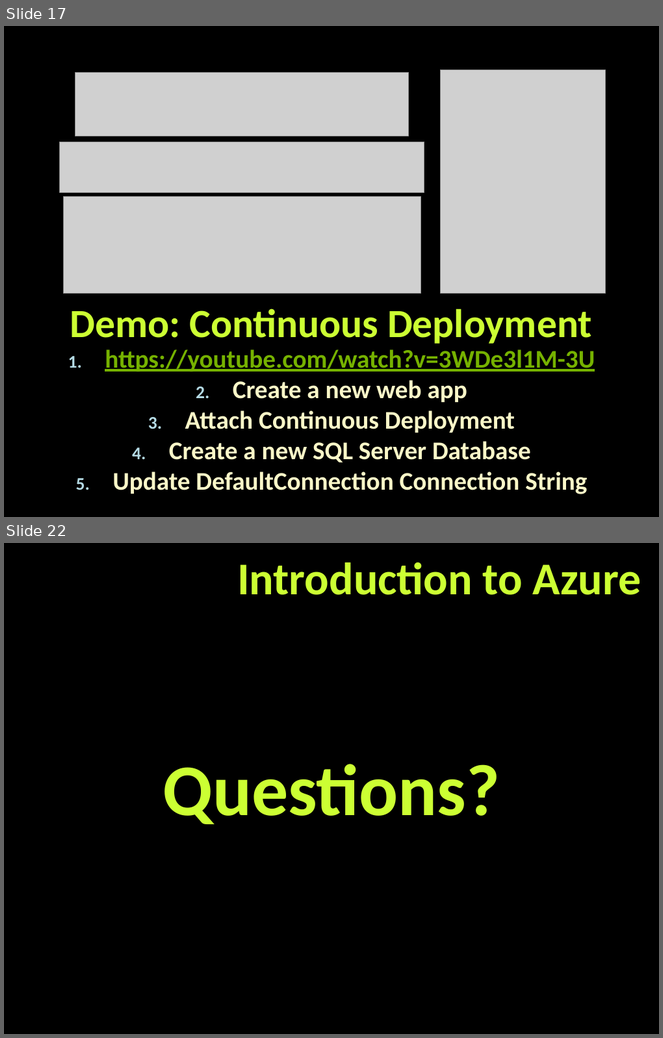
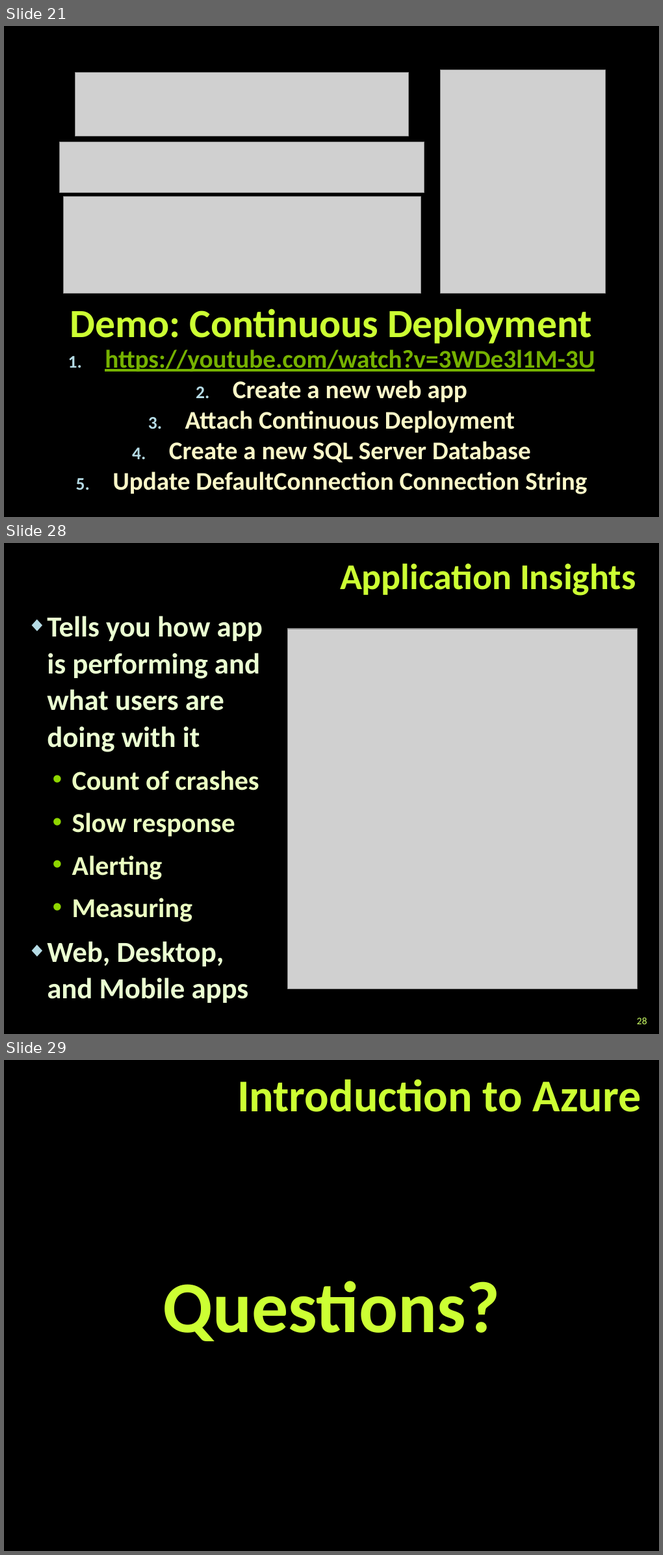
Before and after one commit to TelerikAcademy/Web-Services-and-Cloud, a slide deck: 09. Intro-to-Azure/Intro-to-Azure.pptx. Shown one above the other, each under a label of ours: slides 17 and 22 before the commit, slides 21, 28 and 29 after it; the slides between them are not shown. The pictures are 663x1038 and 663x1555 pixels, drawn with LibreOffice and Linux fonts; fonts in the diff are those of the drawing; grey boxes stand for pictures; background and template pictures are left out. Boxes give left, top, right and bottom in pixels: in the first picture for what was removed or moved away, otherwise in the second. Text is boxed around its words. In the diff, an @@ line names an element or a change of style, - is before the commit and + after.

```diff
--- a/09. Intro-to-Azure/Intro-to-Azure.pptx
+++ b/09. Intro-to-Azure/Intro-to-Azure.pptx
@@ slide 28 added at (4,543,659,1034), background picture (left out) @@
@@ title added at (340,563,636,596), 40 pt, text #CCFF33, bold @@
+Application Insights
@@ text added at (47,616,263,1003), 32 pt, text #EBFFD2, bold @@
+◆ Tells you how app
+  is performing and
+  what users are
+  doing with it
+  • Count of crashes
+  • Slow response
+  • Alerting
+  • Measuring
+◆ Web, Desktop,
+  and Mobile apps
@@ picture added at (287,629,637,989) @@
@@ page number added at (637,1017,648,1025), 11 pt, text #CCFF66 @@
+28
@@ what was slide 17 is now slide 21 @@
@@ what was slide 22 is now slide 29 @@
```
Also in this commit, not shown: 5 slides changed, 7 other slides added, 1 slide removed.
